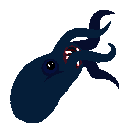
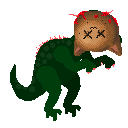
Two versions of the same layered image (128x128). Layer-by-layer changes:
hid group "polipo" (10 layers) over [10, 10, 122, 123]
showed group "dinosaur" (10 layers) over [10, 10, 122, 123]
